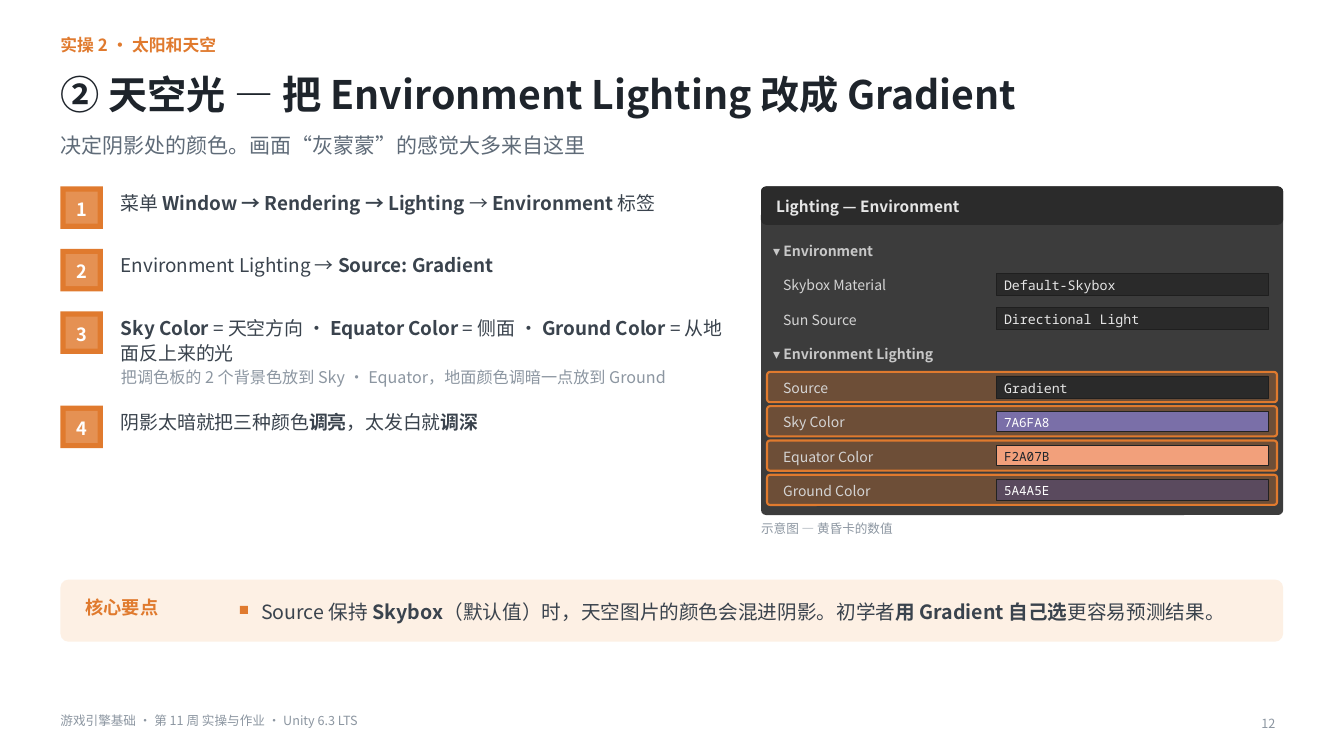
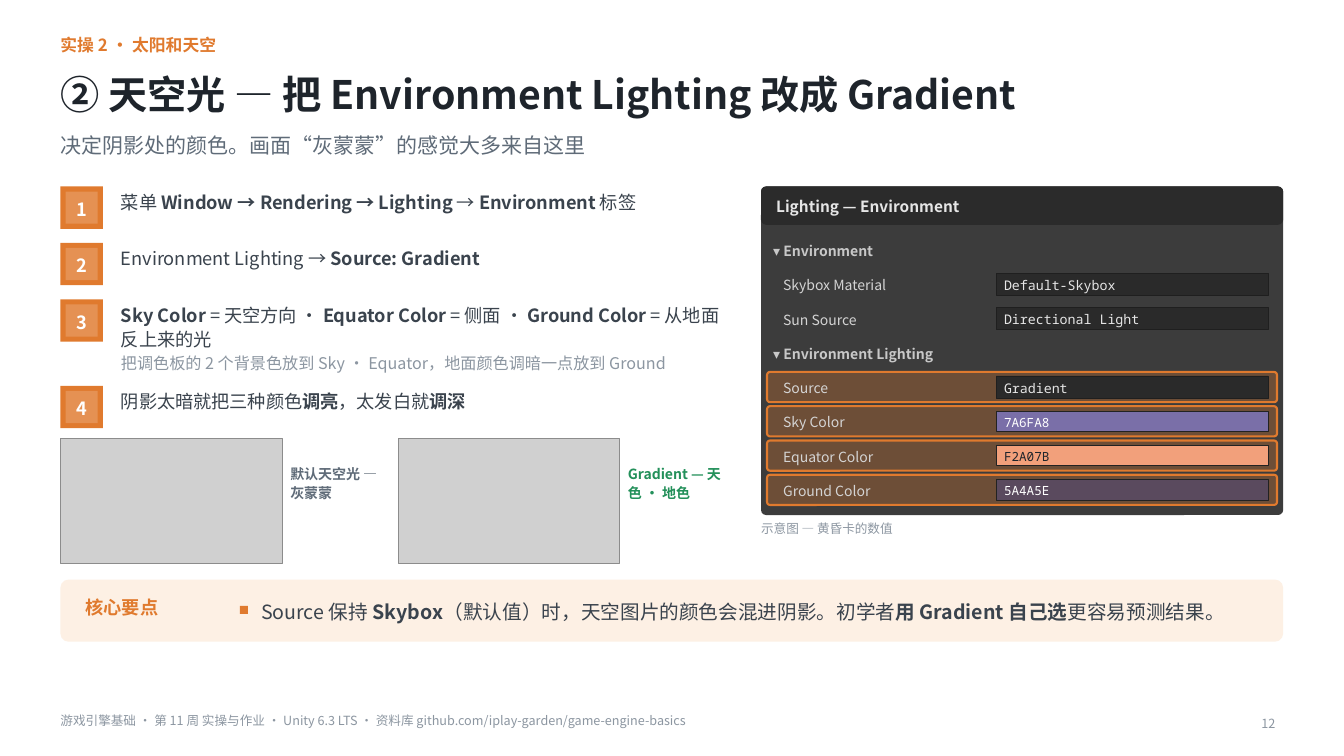
Before and after one commit to iplay-garden/game-engine-basics, a slide deck: slide 12 of 11주차/简体中文/游戏引擎基础_第11周_实操与作业指南_简体中文.pptx. Drawn at 1344x756 pixels with LibreOffice and Linux fonts; fonts in the diff are those of the drawing; grey boxes stand for pictures. Boxes give left, top, right and bottom in pixels: in the first picture for what was removed or moved away, otherwise in the second. Text is boxed around its words. In the diff, an @@ line names an element or a change of style, - is before the commit and + after.

```diff
--- a/11주차/简体中文/游戏引擎基础_第11周_实操与作业指南_简体中文.pptx
+++ b/11주차/简体中文/游戏引擎基础_第11周_实操与作业指南_简体中文.pptx
@@ 2 rectangles, 1 text: place and size @@
-2 rectangles, 1 text at (60, 249, 103, 291)
+2 rectangles, 1 text at (60, 243, 103, 285)
@@ 3 texts, 2 rectangles: place and size @@
-3 texts, 2 rectangles at (60, 312, 723, 387)
+3 texts, 2 rectangles at (60, 299, 719, 373)
@@ size 13.5 to 13 pt in 4 elements at (121, 193, 636, 214), (121, 250, 480, 270), (121, 306, 719, 348), (121, 392, 466, 410) @@
@@ 2 texts, 2 rectangles: place and size @@
-2 texts, 2 rectangles at (60, 406, 479, 449)
+2 texts, 2 rectangles at (60, 386, 466, 429)
@@ picture added at (60, 439, 282, 564) @@
@@ picture added at (398, 439, 620, 564) @@
@@ text added at (290, 467, 360, 499), 10 pt, text #5F6B78, bold @@
+默认天空光 — 灰蒙蒙
@@ text added at (628, 467, 721, 499), 10 pt, text #23905A, bold @@
+Gradient — 天色 · 地色
@@ text at (60, 714, 685, 728): text changed @@
-游戏引擎基础 · 第 11 周 实操与作业 · Unity 6.3 LTS
+游戏引擎基础 · 第 11 周 实操与作业 · Unity 6.3 LTS · 资料库 github.com/iplay-garden/game-engine-basics
```
Also in this commit, not shown: 32 other slides changed, 14 other files.
